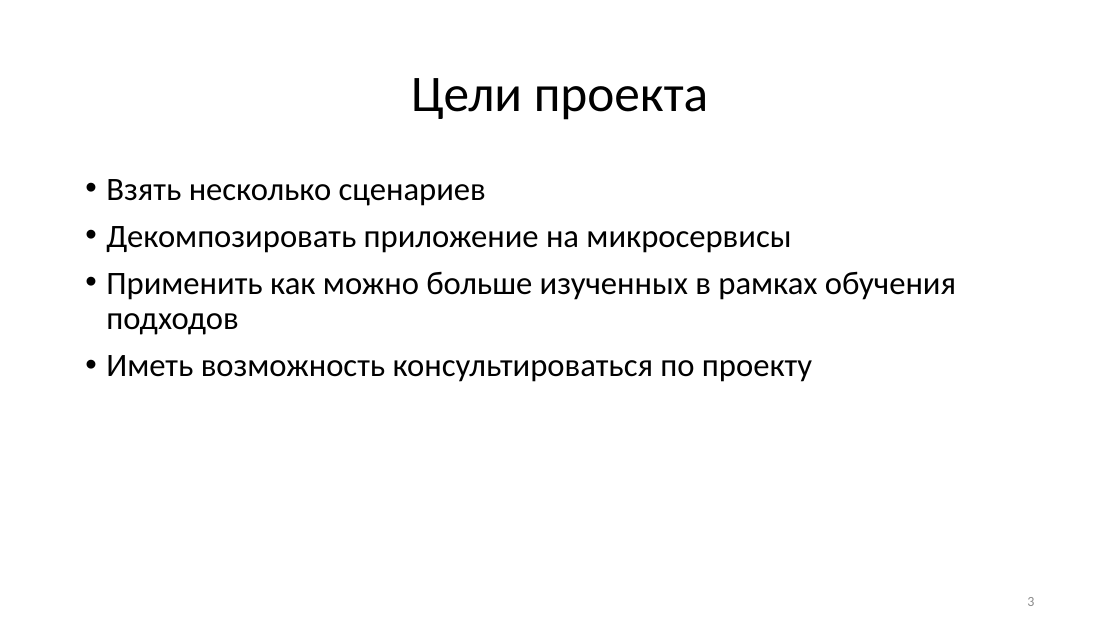
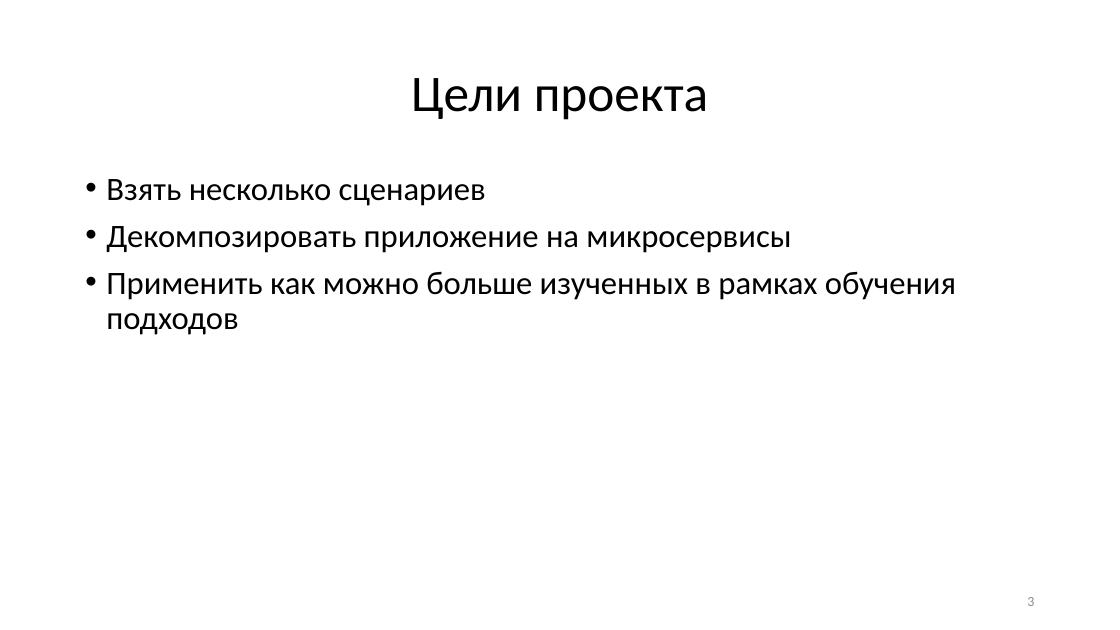
Before and after one commit to plotnik14/otus-sa, a slide deck: slide 3 of project/Защита проекта.pptx. Drawn at 1120x630 pixels with LibreOffice and Linux fonts; fonts in the diff are those of the drawing. Boxes give left, top, right and bottom in pixels: in the first picture for what was removed or moved away, otherwise in the second. Text is boxed around its words. In the diff, an @@ line names an element or a change of style, - is before the commit and + after.

Commit message:
Updated presentation

```diff
--- a/project/Защита проекта.pptx
+++ b/project/Защита проекта.pptx
@@ text at (106, 355, 812, 382): paragraph removed @@
-• Иметь возможность консультироваться по проекту
```
Also in this commit, not shown: 1 other file.
